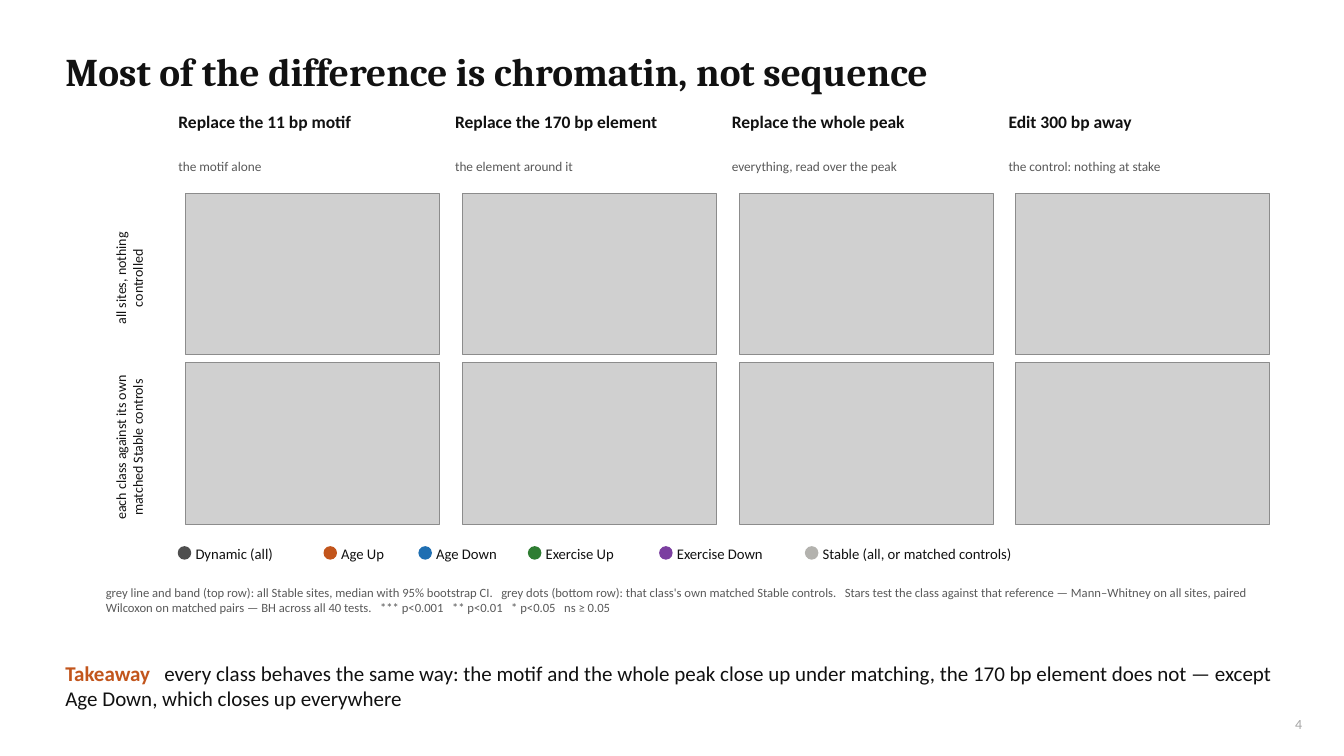
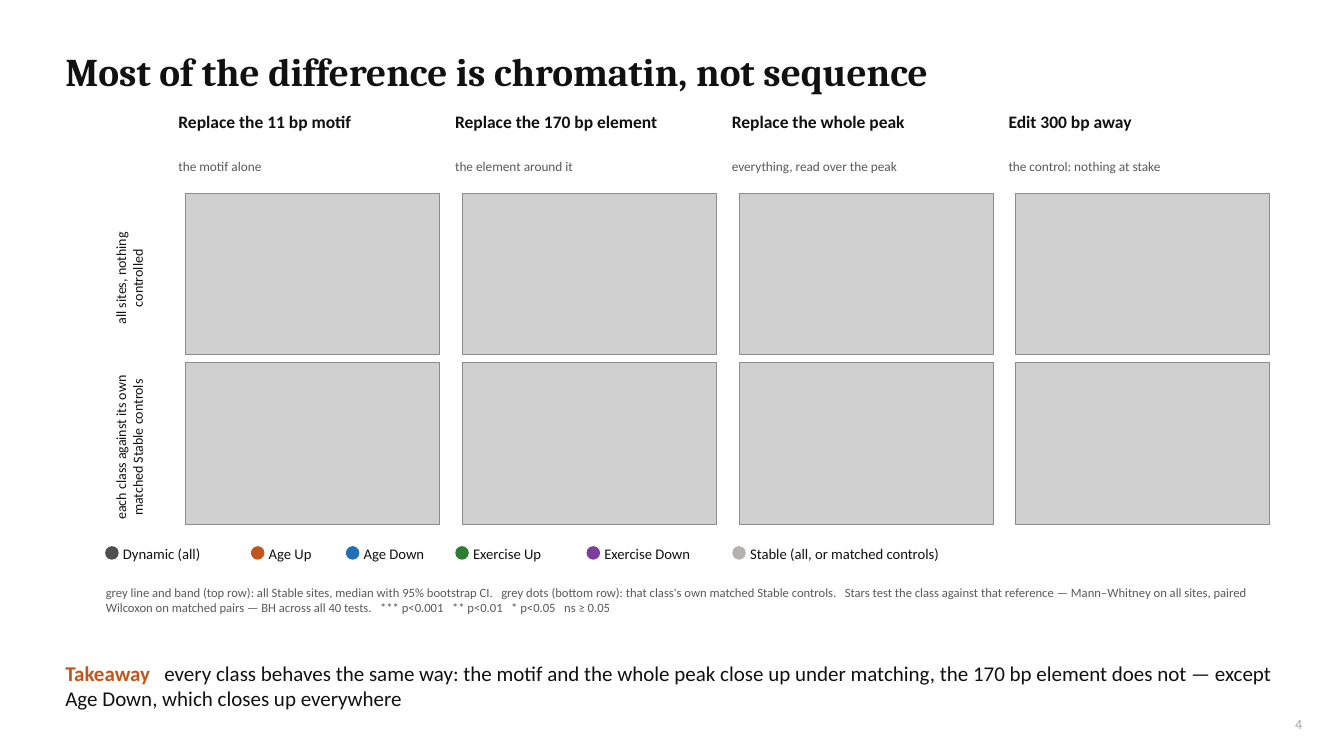
Before and after one commit to cytokine4242/Alpha_Genome_Ap1, a slide deck: slide 4 of Analysis/AP1_AlphaGenome_results.pptx. Drawn at 1344x756 pixels with LibreOffice and Linux fonts; fonts in the diff are those of the drawing; grey boxes stand for pictures. Boxes give left, top, right and bottom in pixels: in the first picture for what was removed or moved away, otherwise in the second. Text is boxed around its words. In the diff, an @@ line names an element or a change of style, - is before the commit and + after.

```diff
--- a/Analysis/AP1_AlphaGenome_results.pptx
+++ b/Analysis/AP1_AlphaGenome_results.pptx
@@ 4 ellipses, 1 text: place and size @@
-4 ellipses, 1 text at (178, 546, 673, 562)
+4 ellipses, 1 text at (106, 546, 600, 562)
@@ 5 texts, 2 ellipses: place and size @@
-5 texts, 2 ellipses at (196, 546, 1011, 562)
+5 texts, 2 ellipses at (123, 546, 939, 562)
```
Also in this commit, not shown: 3 other slides changed, 16 other files.
